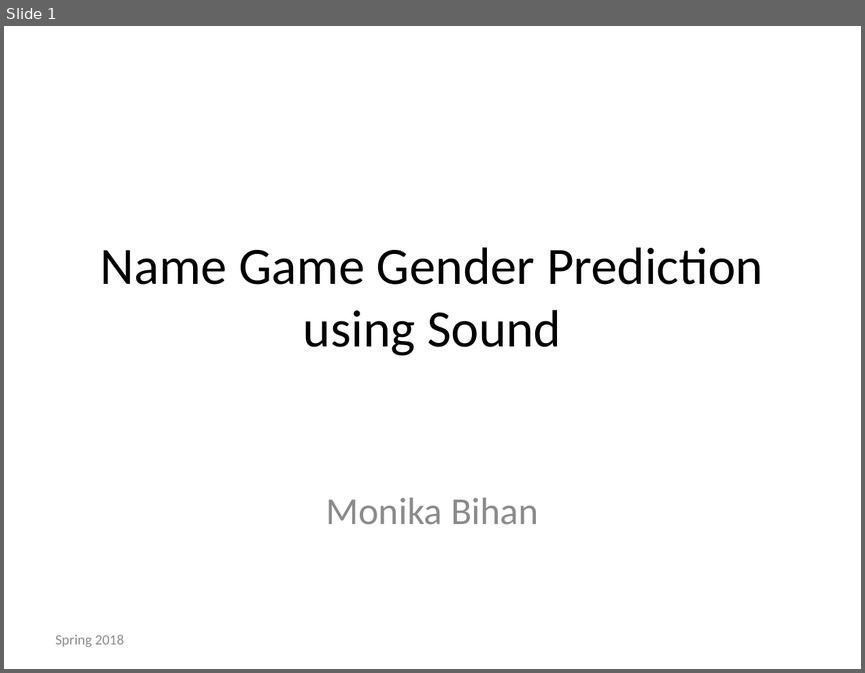
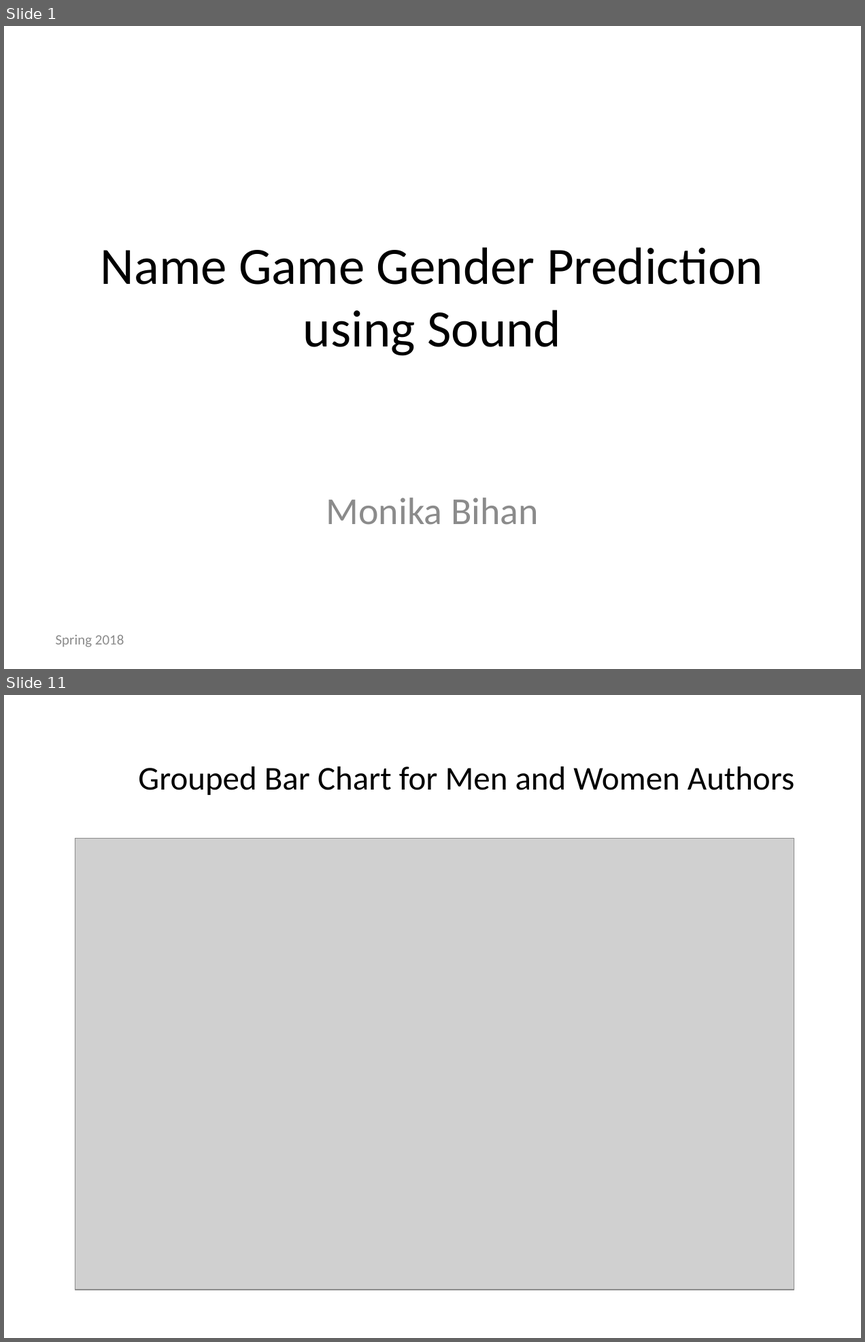
Before and after one commit to mbihan/biof309_spring2018_project1, a slide deck: Name_Game__Gender_Prediction_using_Sound/NGGPUS.pptx. Shown one above the other, each under a label of ours: slide 1 before the commit, slides 1 and 11 after it; the slides between them are not shown. The pictures are 865x673 and 865x1342 pixels, drawn with LibreOffice and Linux fonts; fonts in the diff are those of the drawing; grey boxes stand for pictures. Boxes give left, top, right and bottom in pixels: in the first picture for what was removed or moved away, otherwise in the second. Text is boxed around its words. In the diff, an @@ line names an element or a change of style, - is before the commit and + after.

```diff
--- a/Name_Game__Gender_Prediction_using_Sound/NGGPUS.pptx
+++ b/Name_Game__Gender_Prediction_using_Sound/NGGPUS.pptx
@@ slide 11 added at [4,695,861,1338], background #FFFFFF @@
@@ text added at [138,766,794,795], 28 pt, text #000000 @@
+Grouped Bar Chart for Men and Women Authors
@@ picture added at [75,838,794,1289] @@
```
Also in this commit, not shown: 8 slides changed, 3 other slides added, 2 slides removed, 3 other files.
